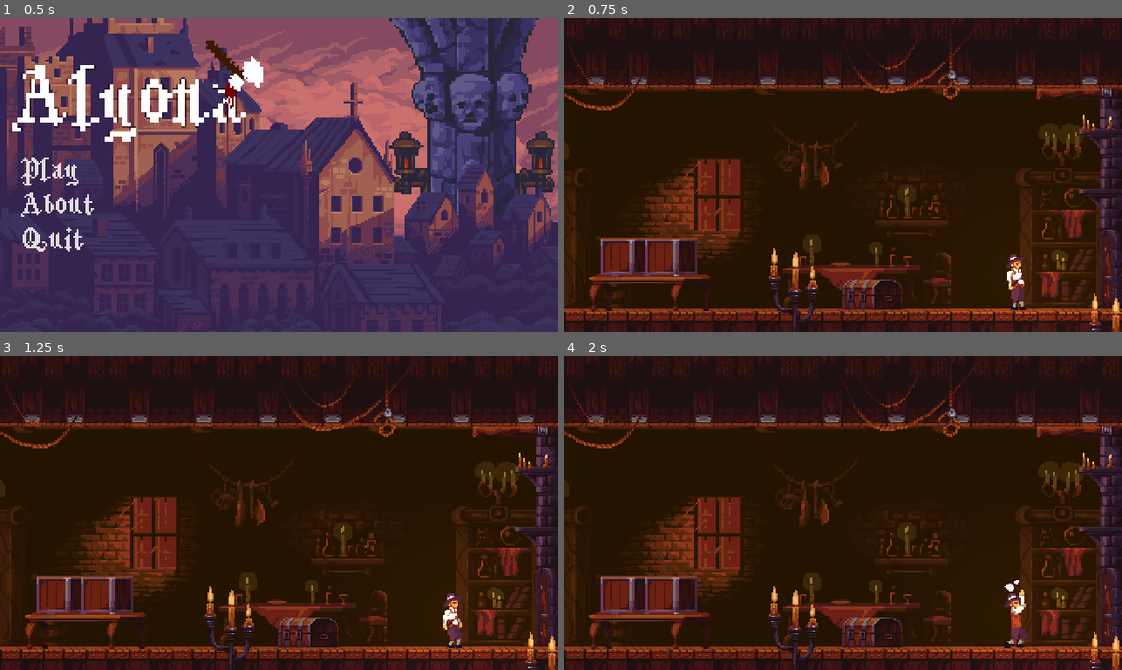
Above: before the commit, frames 1-4 (two rows, left to right).
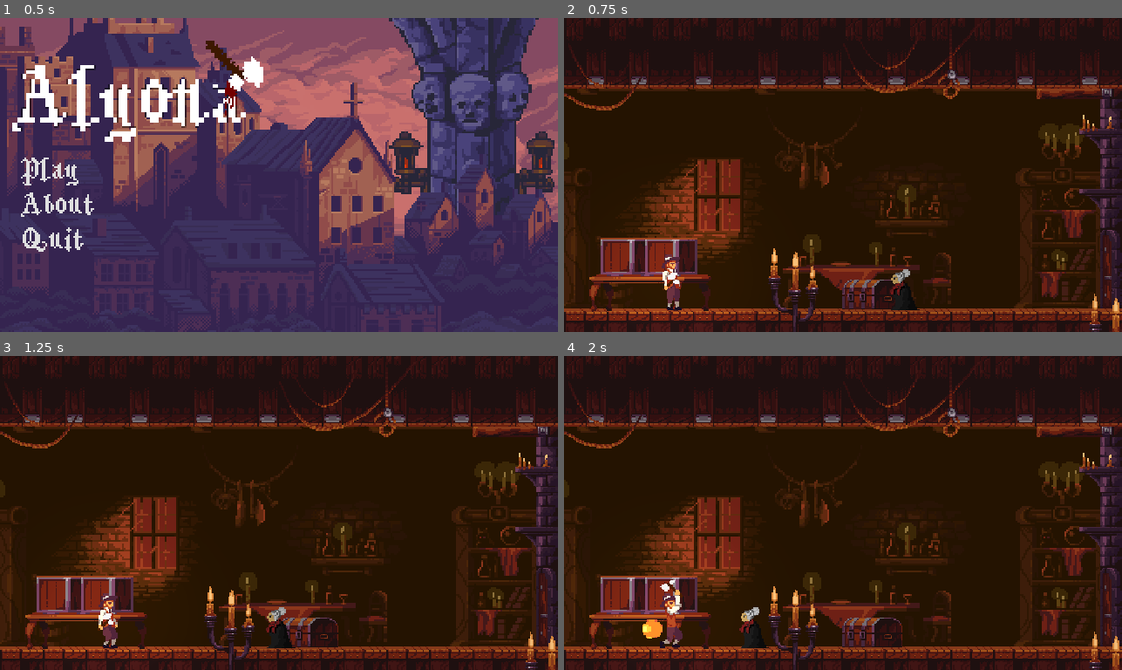
Above: after the commit, the same moments.

Repository: importTahsinZaman/Alyona
Game: Godot game, scene res://Menu.tscn
Same seed, same stepped clock (60 frames per second), same inputs: the game is played once before the commit and once after it.
Inputs:
- Up to frame 1 (0.5 s): no input
- Up to frame 2 (0.75 s): click "Play" at 0.5 s
- Up to frame 3 (1.25 s): no input
- Up to frame 4 (2 s): hold Right (ui_right) from 1.28 s (still down); hold E (interact) from 1.28 s (still down)

Frame 1 is identical in both runs. In frame 2, 2.4% of the frame differs, in the area x 8-96%, y 64-96%; in frame 3, 2.5%; in frame 4, 2.7%.

Commit message:
Added fireballs to alyona

Diff:
--- a/Alyona.gd
+++ b/Alyona.gd
@@ -1,4 +1,7 @@
 extends KinematicBody2D
+
+const EXPLOSION = preload("res://explosion.tscn")
+const FIREBALL = preload("res://fireball.tscn")
 
 const MAXSPEED = 80
 const GRAVITY = 20
@@ -8,30 +11,42 @@
 
 var motion = Vector2()
 
+var fire_cooldown = 2
+var fire_counter = 1
+
 func _ready():
-	pass
+	$Sprite.frame = 5
 
 func _physics_process(delta):
+	fire_counter += 1 * delta
+
 	motion.y += GRAVITY
 	if motion.y > MAXFALLSPEED:
 		motion.y = MAXFALLSPEED
 
 	motion.x = clamp(motion.x, -MAXSPEED, MAXSPEED)
 
-	if self.position.x > Global.player_body.position.x:
+	if fire_counter >= fire_cooldown:
+		fire_counter = 0
+		fire()
+	elif self.position.x > Global.player_body.position.x:
 		$Sprite.flip_h = true
-		$AnimationPlayer.play("Walk")
 		motion.x -= ACCEL
 	elif self.position.x < Global.player_body.position.x:
-		$AnimationPlayer.play("Walk")
 		$Sprite.flip_h = false
 		motion.x += ACCEL
-	else:
-		$AnimationPlayer.play("Idle")
-		motion.x = lerp(motion.x, 0, 0.2)
-
 	motion = move_and_slide(motion, UP)
 
 func _on_Area2D_body_entered(body):
-	set_process(false)
-	print("attack")
+	queue_free()
+	var explosion = EXPLOSION.instance()
+	get_parent().add_child(explosion)
+	explosion.global_position = global_position
+
+func fire():
+	var fireball = FIREBALL.instance()
+
+	get_parent().add_child(fireball)
+	fireball.position = $Position2D.global_position
+	if $Sprite.flip_h == true:
+		fireball.velocity = Vector2(-1, 0)
--- a/Alyona.tscn
+++ b/Alyona.tscn
@@ -1,48 +1,35 @@
-[gd_scene load_steps=8 format=2]
+[gd_scene load_steps=4 format=2]
 
 [ext_resource path="res://Characters/Player(Alyona)/OldWomanIdleSpriteSheet.png" type="Texture" id=3]
 [ext_resource path="res://Alyona.gd" type="Script" id=4]
 
-[sub_resource type="Animation" id=5]
-resource_name = "Attack"
-length = 0.3
-
-[sub_resource type="Animation" id=2]
-resource_name = "Idle"
-length = 1.2
-loop = true
-
-[sub_resource type="Animation" id=3]
-length = 0.001
-
-[sub_resource type="Animation" id=4]
-resource_name = "Walk"
-length = 1.4
-loop = true
-
 [sub_resource type="CapsuleShape2D" id=9]
-radius = 4.99172
-height = 2.77485
+radius = 6.0
+height = 12.0
 
 [node name="Alyona" type="KinematicBody2D"]
 position = Vector2( -1, -1 )
-collision_layer = 2
+collision_mask = 0
 script = ExtResource( 4 )
 
 [node name="Sprite" type="Sprite" parent="."]
-position = Vector2( 2, 7 )
+position = Vector2( -1, 7 )
 texture = ExtResource( 3 )
 hframes = 9
-frame = 8
+frame = 5
 
-[node name="AnimationPlayer" type="AnimationPlayer" parent="."]
-autoplay = "Idle"
-anims/Attack = SubResource( 5 )
-anims/Idle = SubResource( 2 )
-anims/RESET = SubResource( 3 )
-anims/Walk = SubResource( 4 )
+[node name="Collision" type="CollisionShape2D" parent="."]
+position = Vector2( 1, 12 )
+shape = SubResource( 9 )
 
-[node name="CollisionShape2D" type="CollisionShape2D" parent="."]
-position = Vector2( 4, -4 )
-rotation = -0.98262
+[node name="Area2D" type="Area2D" parent="."]
+collision_mask = 2
+
+[node name="Hurtbox" type="CollisionShape2D" parent="Area2D"]
+position = Vector2( 1, 2 )
 shape = SubResource( 9 )
+
+[node name="Position2D" type="Position2D" parent="."]
+position = Vector2( 9, 9 )
+
+[connection signal="body_entered" from="Area2D" to="." method="_on_Area2D_body_entered"]
--- a/AlyonaHouse.tscn
+++ b/AlyonaHouse.tscn
@@ -9,6 +9,7 @@
 [ext_resource path="res://table.png" type="Texture" id=7]
 [ext_resource path="res://chest.png" type="Texture" id=8]
 [ext_resource path="res://crate.png" type="Texture" id=9]
+[ext_resource path="res://Alyona.tscn" type="PackedScene" id=10]
 
 [sub_resource type="CapsuleShape2D" id=1]
 radius = 19.0
@@ -46,7 +47,10 @@
 texture = ExtResource( 9 )
 
 [node name="Player" parent="." instance=ExtResource( 2 )]
-position = Vector2( 337, 184 )
+position = Vector2( 80, 180 )
+
+[node name="Alyona" parent="." instance=ExtResource( 10 )]
+position = Vector2( 265, 185 )
 
 [node name="AlyonaHouseDoor" type="Area2D" parent="."]
 position = Vector2( 417, 186 )
--- a/Player.gd
+++ b/Player.gd
@@ -18,7 +18,6 @@
 var motion = Vector2()
 
 var attacking = false
-var attack_cooldown = 0
 
 func _ready():
 	if Global.return_to_town: self.position = Global.last_player_location
@@ -27,7 +26,6 @@
 func set_attacking(): attacking = false
 
 func _physics_process(delta):
-	attack_cooldown += 1 * delta
 	motion.y += GRAVITY
 	if motion.y > MAXFALLSPEED:
 		motion.y = MAXFALLSPEED
@@ -43,11 +41,11 @@
 	elif Input.is_action_pressed("ui_up"):
 		if is_on_floor():
 			motion.y = -JUMPFORCE
-	elif Input.is_action_pressed("ui_left") and self.position.x > Global.camera_clamps.x + 15 and is_on_floor():
+	elif Input.is_action_pressed("ui_left") and self.position.x > Global.camera_clamps.x + 15:
 		$Sprite.flip_h = true
 		$AnimationPlayer.play("Walk")
 		motion.x -= ACCEL
-	elif Input.is_action_pressed("ui_right") and self.position.x < Global.camera_clamps.y - 15 and is_on_floor():
+	elif Input.is_action_pressed("ui_right") and self.position.x < Global.camera_clamps.y - 15:
 		$AnimationPlayer.play("Walk")
 		$Sprite.flip_h = false
 		motion.x += ACCEL
--- a/World.tscn
+++ b/World.tscn
@@ -18,6 +18,7 @@
 [ext_resource path="res://DayNightCycle.tscn" type="PackedScene" id=16]
 [ext_resource path="res://PoliceStation.tscn" type="PackedScene" id=17]
 [ext_resource path="res://AlyonaHouse.tscn" type="PackedScene" id=18]
+[ext_resource path="res://Alyona.tscn" type="PackedScene" id=19]
 [ext_resource path="res://PalaisDeCristal.tscn" type="PackedScene" id=20]
 
 [node name="World" type="Node2D"]
@@ -209,6 +210,9 @@
 
 [node name="Player" parent="." instance=ExtResource( 4 )]
 position = Vector2( 470, 132 )
+
+[node name="Alyona" parent="." instance=ExtResource( 19 )]
+position = Vector2( 1338, 133 )
 
 [node name="PoliceStation" parent="." instance=ExtResource( 8 )]
 position = Vector2( 99, 128 )
--- /dev/null
+++ b/explosion.gd
@@ -0,0 +1,8 @@
+extends AnimatedSprite
+
+func _ready():
+	connect("animation_finished", self, "_on_animation_finished")
+	play("Animate")
+
+func _on_animation_finished():
+	queue_free()
--- /dev/null
+++ b/explosion.tscn
@@ -0,0 +1,30 @@
+[gd_scene load_steps=15 format=2]
+
+[ext_resource path="res://Explosion/10.png" type="Texture" id=1]
+[ext_resource path="res://Explosion/8.png" type="Texture" id=2]
+[ext_resource path="res://Explosion/9.png" type="Texture" id=3]
+[ext_resource path="res://Explosion/11.png" type="Texture" id=4]
+[ext_resource path="res://Explosion/12.png" type="Texture" id=5]
+[ext_resource path="res://Explosion/7.png" type="Texture" id=6]
+[ext_resource path="res://Explosion/1.png" type="Texture" id=7]
+[ext_resource path="res://Explosion/3.png" type="Texture" id=8]
+[ext_resource path="res://Explosion/4.png" type="Texture" id=9]
+[ext_resource path="res://Explosion/5.png" type="Texture" id=10]
+[ext_resource path="res://Explosion/6.png" type="Texture" id=11]
+[ext_resource path="res://Explosion/2.png" type="Texture" id=12]
+[ext_resource path="res://explosion.gd" type="Script" id=13]
+
+[sub_resource type="SpriteFrames" id=1]
+animations = [ {
+"frames": [ ExtResource( 7 ), ExtResource( 12 ), ExtResource( 8 ), ExtResource( 9 ), ExtResource( 10 ), ExtResource( 11 ), ExtResource( 6 ), ExtResource( 2 ), ExtResource( 3 ), ExtResource( 1 ), ExtResource( 4 ), ExtResource( 5 ) ],
+"loop": true,
+"name": "default",
+"speed": 5.0
+} ]
+
+[node name="AnimatedSprite" type="AnimatedSprite"]
+scale = Vector2( 0.1, 0.1 )
+frames = SubResource( 1 )
+frame = 2
+playing = true
+script = ExtResource( 13 )
--- /dev/null
+++ b/fireball.gd
@@ -0,0 +1,7 @@
+extends KinematicBody2D
+
+var velocity = Vector2(1,0)
+var speed = 300
+
+func _physics_process(delta):
+	var collision_info = move_and_collide(velocity.normalized() * delta * speed)
--- /dev/null
+++ b/fireball.tscn
@@ -0,0 +1,27 @@
+[gd_scene load_steps=8 format=2]
+
+[ext_resource path="res://fireball/FB500-3.png" type="Texture" id=1]
+[ext_resource path="res://fireball/FB500-5.png" type="Texture" id=2]
+[ext_resource path="res://fireball/FB500-1.png" type="Texture" id=3]
+[ext_resource path="res://fireball/FB500-2.png" type="Texture" id=4]
+[ext_resource path="res://fireball/FB500-4.png" type="Texture" id=5]
+[ext_resource path="res://fireball.gd" type="Script" id=6]
+
+[sub_resource type="SpriteFrames" id=1]
+animations = [ {
+"frames": [ ExtResource( 3 ), ExtResource( 4 ), ExtResource( 1 ), ExtResource( 5 ), ExtResource( 2 ) ],
+"loop": true,
+"name": "default",
+"speed": 5.0
+} ]
+
+[node name="KinematicBody2D" type="KinematicBody2D"]
+scale = Vector2( 0.05, 0.05 )
+script = ExtResource( 6 )
+
+[node name="AnimatedSprite" type="AnimatedSprite" parent="."]
+frames = SubResource( 1 )
+frame = 4
+playing = true
+
+[node name="CollisionShape2D" type="CollisionShape2D" parent="."]
Not shown: 1 places in AlyonaHouse.tscn that only renumber resources
Binary file added: Explosion/1.png
Not shown, added: Explosion/1.png.import
Binary file added: Explosion/10.png
Not shown, added: Explosion/10.png.import
Binary file added: Explosion/11.png
Not shown, added: Explosion/11.png.import
Binary file added: Explosion/12.png
Not shown, added: Explosion/12.png.import
Binary file added: Explosion/2.png
Not shown, added: Explosion/2.png.import
Binary file added: Explosion/3.png
(and 24 more such lines)
